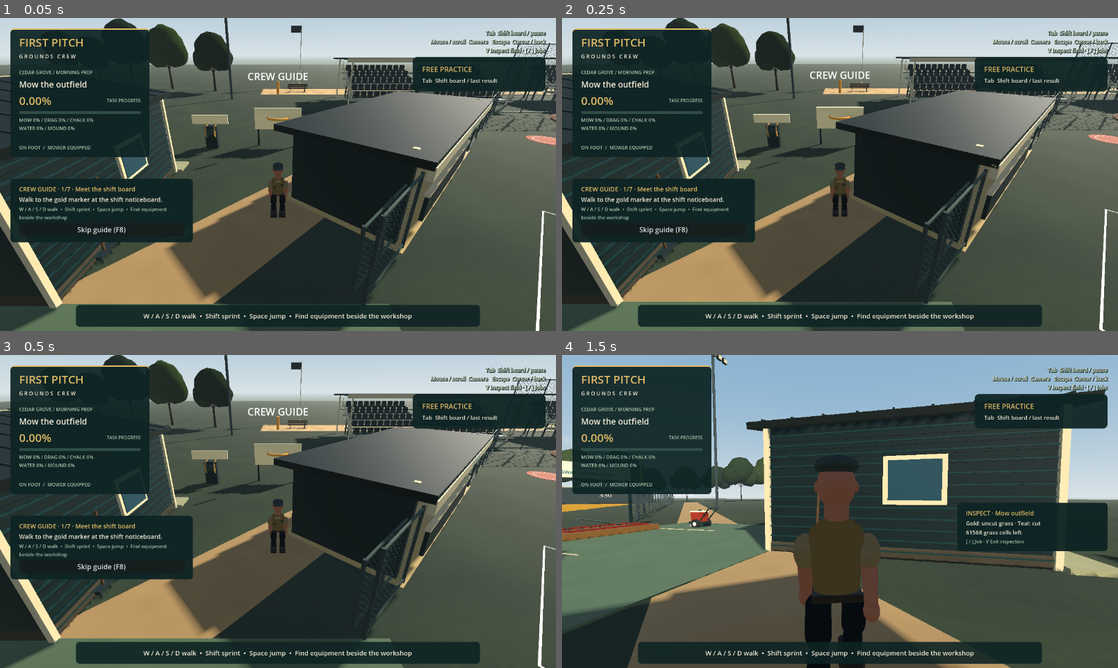
Above: before the commit, frames 1-4 (two rows, left to right).
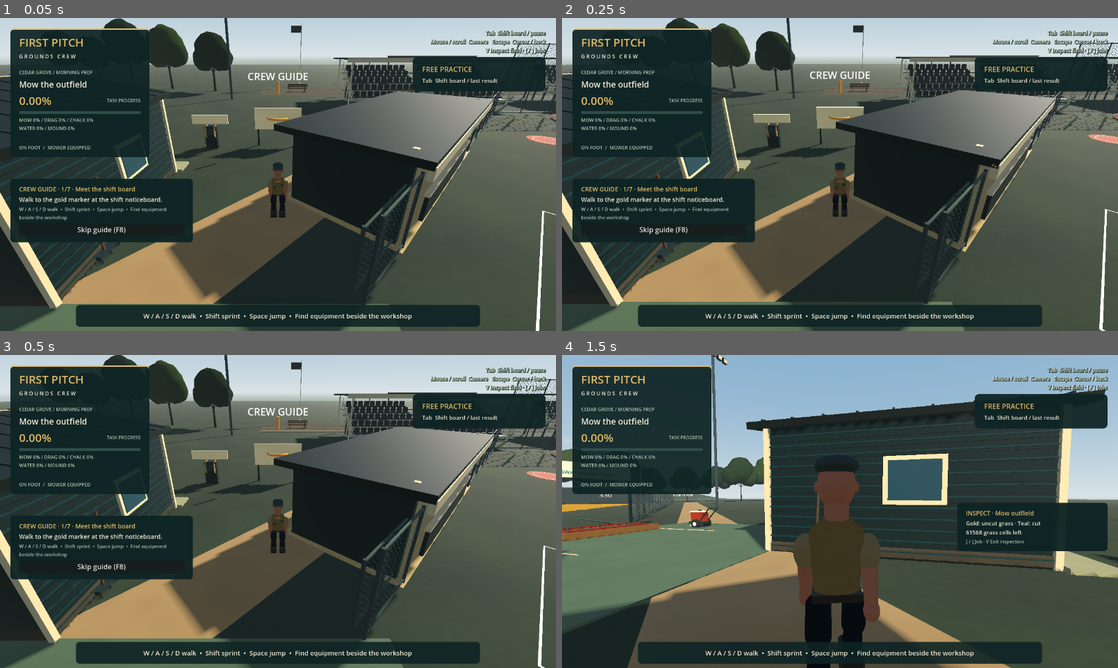
Above: after the commit, the same moments.

Repository: gutiefive/firstpitch
Game: Godot game, scene res://scenes/main/main.tscn
Two runs of this game, one before a commit and one after it. Both use one fixed random seed, a clock stepped at 60 frames per second and the inputs below.
Inputs (mouse positions are in pixels of both pictures, inside the frame that each line leads up to):
- Up to frame 1 (0.05 s): no input
- Up to frame 2 (0.25 s): no input
- Up to frame 3 (0.5 s): no input
- Up to frame 4 (1.5 s): click "Skip guide (F8)" at 0.5 s; tap Enter (ui_accept) at 1.25 s; move the mouse to (867, 511) at 1.27 s; hold W (forward) from 1.28 s (still down); hold V (inspect_field) from 1.28 s (still down); click (867, 511) at 1.42 s

The runs differ from the first frame. In frame 1, 0.5% of the frame differs, in the area x 46-100%, y 12-25%; in frame 2, 0.5%; in frame 3, 0.5%; in frame 4, 0.1%.

Commit message:
art: add ballpark arrival plaza and concourse surroundings

Diff:
--- /dev/null
+++ b/scripts/environment/park_arrival.gd
@@ -0,0 +1,82 @@
+class_name ParkArrival
+extends RefCounted
+const G = preload("res://scripts/gameplay/geometry.gd")
+static func build(parent: Node3D,layout: FieldLayout) -> void:
+ var root := Node3D.new()
+ root.name = "ParkArrival"
+ parent.add_child(root)
+ var plaza := G.box(root,Vector3(0,0.018,32.5),Vector3(29,0.025,13),Color("9e998b"))
+ var paving := ShaderMaterial.new()
+ paving.shader = preload("res://shaders/paving.gdshader")
+ plaza.material_override = paving
+ # The entrance frames the existing ticket booth; its walking routes stay open.
+ for side in [-1,1]:
+  var x: float = side*8
+  var pier := G.soft_box(root,Vector3(x,0.6,33),Vector3(0.65,1.2,0.65),Color("8d7761"))
+  pier.material_override = G.surface_material(Color("8d7761"),2)
+  G.soft_box(root,Vector3(x,3.1,33),Vector3(0.18,3.8,0.18),Color("526159"))
+  G.soft_box(root,Vector3(x,1.22,33),Vector3(0.79,0.10,0.79),Color("b7ae97"))
+  lamp(root,Vector3(side*13.3,0,28))
+  lamp(root,Vector3(side*13.3,0,37))
+  planter(root,Vector3(side*12.6,0,34),side)
+  bin(root,Vector3(side*10.7,0,28.1))
+ var header := G.soft_box(root,Vector3(0,4.65,33),Vector3(16.6,0.85,0.24),Color("354d46"))
+ G.soft_box(header,Vector3(0,0.39,0),Vector3(16.8,0.08,0.35),Color("a69b7e"))
+ var title := G.label(header,"CEDAR GROVE BALLPARK",Vector3(0,0.03,0.14),64)
+ title.pixel_size = 0.010
+ title.modulate = Color("d0c9b6")
+ G.soft_box(root,Vector3(0,3.93,33),Vector3(6.6,0.43,0.10),Color("354d46"))
+ for x in [-2.5,2.5]:
+  G.tube(root,Vector3(x,4.23,33),Vector3(x,4.10,33),0.018,Color("a69b7e"))
+ var welcome := G.label(root,"HOME OF THE OWLS",Vector3(0,3.93,33.065),36)
+ welcome.pixel_size = 0.009
+ welcome.modulate = Color("bca977")
+ build_backdrop(root,layout)
+static func lamp(parent: Node3D,pos: Vector3) -> void:
+ var root := ParkProps.group(parent,"ConcourseLamp",pos)
+ G.cylinder(root,Vector3(0,0.12,0),0.22,0.24,Color("62655b"))
+ G.cylinder(root,Vector3(0,2.3,0),0.065,4.6,Color("4c5c54"))
+ G.tube(root,Vector3(0,4.5,0),Vector3(0.48,4.5,0),0.045,Color("4c5c54"))
+ G.soft_box(root,Vector3(0.48,4.42,0),Vector3(0.42,0.12,0.55),Color("4c5c54"))
+ var lens := G.soft_box(root,Vector3(0.48,4.35,0),Vector3(0.30,0.025,0.43),Color("d5c7a2"))
+ var material := G.material(Color("d5c7a2")).duplicate() as StandardMaterial3D
+ material.emission_enabled = true
+ material.emission = Color("8b7955").srgb_to_linear()
+ material.emission_energy_multiplier = 0.4
+ lens.material_override = material
+static func planter(parent: Node3D,pos: Vector3,side: int) -> void:
+ var root := ParkProps.group(parent,"NativePlanting",pos)
+ G.soft_box(root,Vector3(0,0.30,0),Vector3(1.3,0.60,3.1),Color("888378"))
+ G.soft_box(root,Vector3(0,0.59,0),Vector3(1.12,0.05,2.91),Color("554e3a"))
+ for i in range(5):
+  G.canopy(root,Vector3(sin(i*2.4)*0.20,0.85,-1.1+i*0.55),Vector3(0.85,0.65,0.80),Color("647154"),i+side)
+ for i in range(7):
+  var p := Vector3(sin(i*3.2)*0.4,0.90,-1.2+i*0.39)
+  G.cylinder(root,p,0.012,0.5,Color("536748"))
+  G.sphere(root,p+Vector3.UP*0.27,Vector3(0.12,0.055,0.12),Color("b6a57c") if i%2 == 0 else Color("9b826f"))
+static func bin(parent: Node3D,pos: Vector3) -> void:
+ var root := ParkProps.group(parent,"ConcourseBin",pos)
+ G.cylinder(root,Vector3(0,0.48,0),0.31,0.96,Color("536057"))
+ G.cylinder(root,Vector3(0,0.99,0),0.34,0.10,Color("36463e"))
+ for i in range(12):
+  var a := TAU*i/12
+  G.tube(root,Vector3(sin(a)*0.313,0.12,cos(a)*0.313),Vector3(sin(a)*0.313,0.88,cos(a)*0.313),0.012,Color("718071"))
+static func build_backdrop(parent: Node3D,layout: FieldLayout) -> void:
+ var surface := SurfaceTool.new()
+ surface.begin(Mesh.PRIMITIVE_TRIANGLES)
+ for row in range(18):
+  for column in range(44):
+   var points := []
+   for pair in [Vector2(0,0),Vector2(1,0),Vector2(1,1),Vector2(0,1)]:
+    var x: float = -220+(column+pair.x)*10
+    var z: float = (row+pair.y)*9
+    var rise := smoothstep(0,65,z)
+    var height := -1.8+rise*(6+4*sin(x*0.018+0.4)*cos(z*0.025)+2*sin(x*0.037-z*0.018))
+    points.append(Vector3(x,height,-layout.fence_radius-46-z)+Vector3(layout.plate_position.x,0,layout.plate_position.y))
+   G.mesh_face(surface,points,Vector3.UP)
+ surface.generate_normals()
+ var mesh := MeshInstance3D.new()
+ mesh.name = "DistantRollingLandscape"
+ mesh.mesh = surface.commit()
+ mesh.material_override = G.surface_material(Color("647057"),2)
+ parent.add_child(mesh)
--- a/scripts/gameplay/stadium.gd
+++ b/scripts/gameplay/stadium.gd
@@ -157,7 +157,9 @@
 func build_neighborhood() -> void:
  # Concourse and workshop use the existing collision footprint and driving lane.
  var path := G.box(self,layout.point3(layout.concourse.get_center(),layout.concourse_center_height),Vector3(layout.concourse.size.x,layout.concourse_thickness,layout.concourse.size.y),Color("ada18a"))
- path.material_override = ground_material(Color("bbab8e"),Color("d0bf9f"),1.5)
+ var paving := ShaderMaterial.new()
+ paving.shader = preload("res://shaders/paving.gdshader")
+ path.material_override = paving
  for z in [layout.concourse.position.y+0.1,layout.concourse.end.y-0.1]:
   G.box(self,Vector3(layout.concourse.get_center().x,0.07,z),Vector3(layout.concourse.size.x,0.12,0.18),CREAM)
  G.box(self,layout.point3(layout.workshop_pad.get_center(),layout.workshop_pad_height-layout.workshop_pad_thickness*0.5),Vector3(layout.workshop_pad.size.x,layout.workshop_pad_thickness,layout.workshop_pad.size.y),Color("8b9987"))
@@ -188,6 +190,7 @@
  var tickets := G.label(booth,"T I C K E T S",Vector3(0,2.9,2.95),40)
  tickets.pixel_size = 0.008
  tickets.modulate = TEAL
+ ParkArrival.build(self,layout)
 
 func build_atmosphere() -> void:
  var sun := DirectionalLight3D.new()
--- /dev/null
+++ b/shaders/paving.gdshader
@@ -0,0 +1,17 @@
+shader_type spatial;
+varying vec3 world_position;
+float hash(vec2 p) { return fract(sin(dot(p,vec2(127.1,311.7)))*43758.5453); }
+void vertex() { world_position=(MODEL_MATRIX*vec4(VERTEX,1.0)).xyz; }
+void fragment() {
+ vec2 p=world_position.xz/vec2(1.8,2.1);
+ vec2 cell=floor(p);
+ vec2 edge=min(fract(p),1.0-fract(p));
+ vec2 aa=fwidth(p);
+ float joint=min(smoothstep(0.005,0.005+aa.x,edge.x),smoothstep(0.005,0.005+aa.y,edge.y));
+ float variation=0.96+0.04*hash(cell);
+ float grit=hash(floor(world_position.xz*160.0));
+ vec3 concrete=vec3(0.30,0.285,0.245)*variation*(0.97+grit*0.035);
+ ALBEDO=mix(vec3(0.245,0.23,0.20),concrete,joint);
+ ROUGHNESS=0.94;
+ SPECULAR=0.18;
+}
--- a/tools/capture_art_review.gd
+++ b/tools/capture_art_review.gd
@@ -56,9 +56,26 @@
   c.host_game(award(c,"home_game"))
  for id in ["bleachers","snack_shack","grandstand","grill_stand","scoreboard","video_board"]:
   g.club.build(id)
+ await capture(camera,Vector3(12,2.3,42),Vector3(0,2,29),"arrival")
+ await capture(camera,Vector3(-18,2.0,24),Vector3(8,1.6,22),"concourse")
  await capture(camera,Vector3(-43,16,37),Vector3(-3,1,12),"stadium")
  await capture(camera,Vector3(-7,2.2,7.5),Vector3(-7,1.4,11),"seating")
  await capture(camera,Vector3(-32,2.1,11),Vector3(-32,1.5,20),"concession")
+ # Inspect the new approach using the real orbit camera and walking controller.
+ g.player.global_position = Vector3(6,0.05,39)
+ g.yaw = 0
+ g.pitch = -0.25
+ g.camera.current = true
+ g.hud.visible = true
+ Input.action_press("forward")
+ for i in range(100):
+  await physics_frame
+ Input.action_release("forward")
+ assert(g.player.global_position.z < 33,"entrance walking route must remain clear")
+ for i in range(6):
+  await process_frame
+ await RenderingServer.frame_post_draw
+ root.get_texture().get_image().save_png("/tmp/firstpitch-art/%s-player-arrival.png" % tag)
  DirAccess.remove_absolute(g.career_save_path)
  g.queue_free()
  await process_frame
Binary file added: docs/screenshots/park-arrival.png
Not shown, added: docs/screenshots/park-arrival.png.import
Binary file added: docs/screenshots/park-concourse.png
Not shown, added: docs/screenshots/park-concourse.png.import
Binary file added: docs/screenshots/park-player-arrival.png
Not shown, added: docs/screenshots/park-player-arrival.png.import
Not shown, added: scripts/environment/park_arrival.gd.uid
Not shown, added: shaders/paving.gdshader.uid
Not shown, changed: docs/ART_REVIEW.md
Not shown, changed: docs/LEARNING_NOTES.md
Not shown, changed: docs/ROADMAP.md
Not shown, changed: docs/VERIFICATION.md
